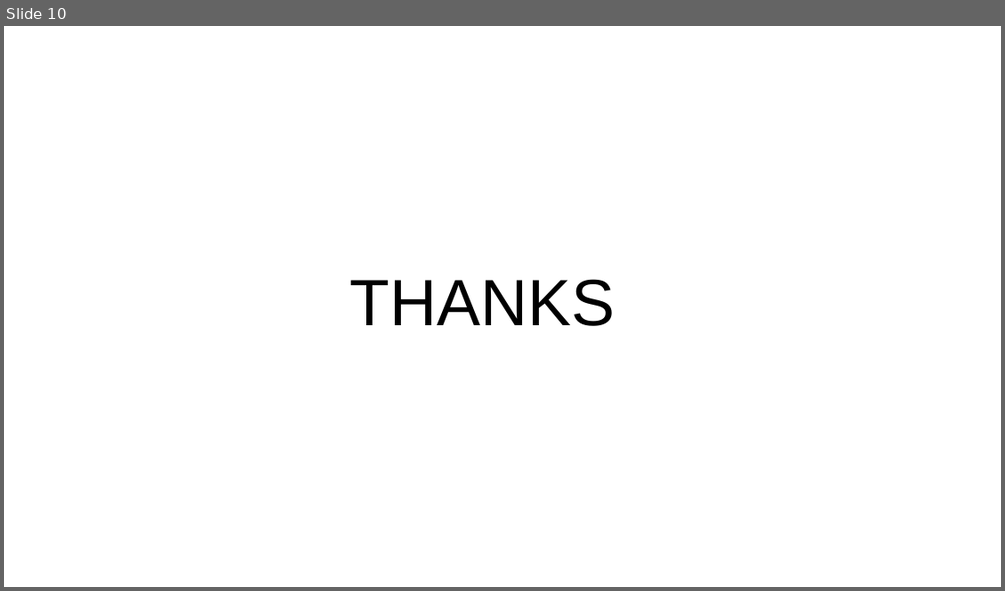
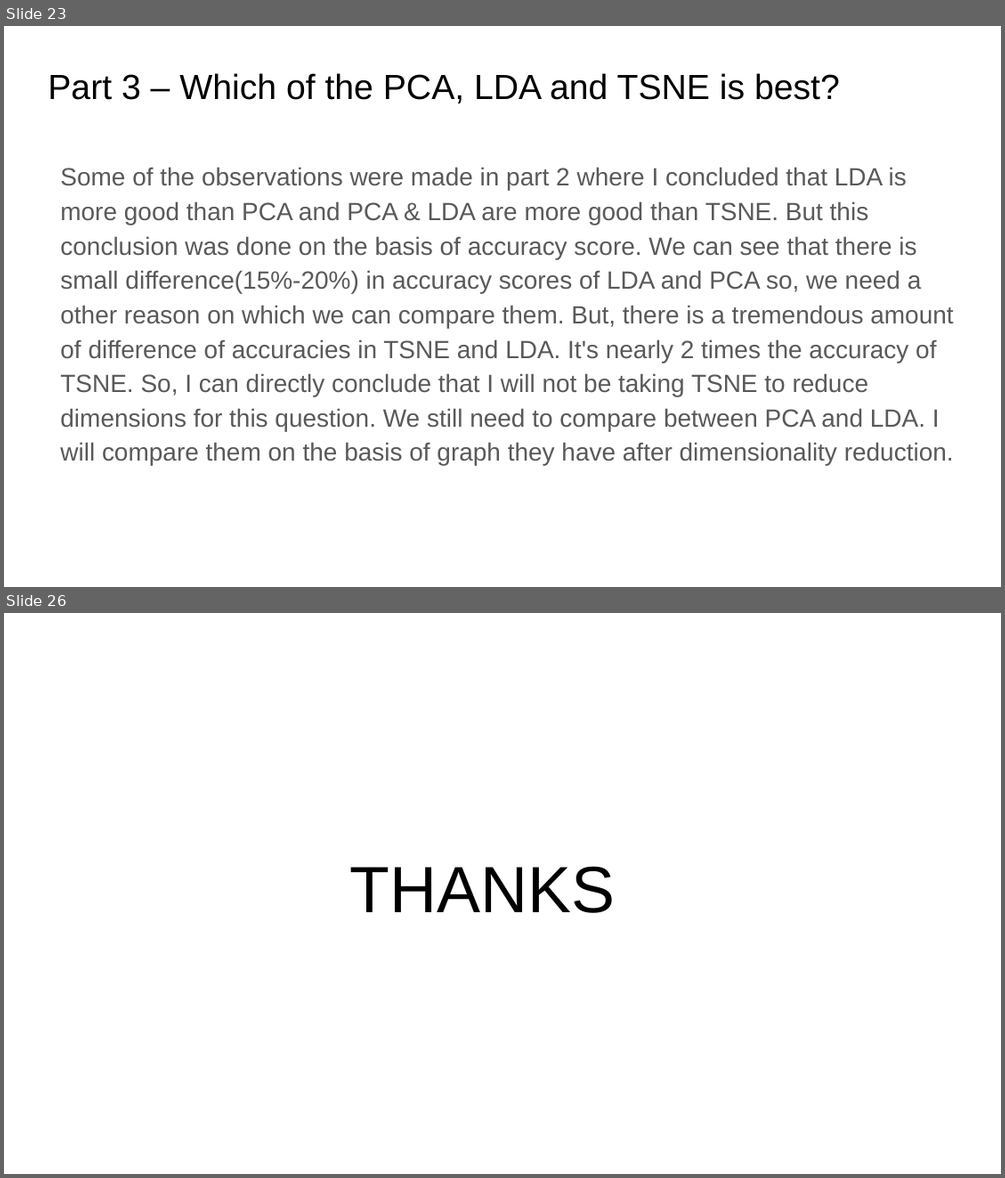
Before and after one commit to Aditya-2001/ML-Assignments-Semester-5, a slide deck: Assignment 8/IIT2019210 - Report.pptx. Shown one above the other, each under a label of ours: slide 10 before the commit, slides 23 and 26 after it; the slides between them are not shown. The pictures are 1005x591 and 1005x1178 pixels, drawn with LibreOffice and Linux fonts; fonts in the diff are those of the drawing. Boxes give left, top, right and bottom in pixels: in the first picture for what was removed or moved away, otherwise in the second. Text is boxed around its words. In the diff, an @@ line names an element or a change of style, - is before the commit and + after.

```diff
--- a/Assignment 8/IIT2019210 - Report.pptx
+++ b/Assignment 8/IIT2019210 - Report.pptx
@@ slide 23 added at box(4, 26, 1001, 587), background #FFFFFF @@
@@ title added at box(48, 73, 840, 103), 25.2 pt, text #000000 @@
+Part 3 – Which of the PCA, LDA and TSNE is best?
@@ text added at box(60, 167, 954, 466), 18 pt, text #595959 @@
+Some of the observations were made in part 2 where I concluded that LDA is more good than PCA and PCA & LDA are more good than TSNE. But this conclusion was done on the basis of accuracy score. We can see that there is small difference(15%-20%) in accuracy scores of LDA and PCA so, we need a other reason on which we can compare them. But, there is a tremendous amount of difference of accuracies in TSNE and LDA. It's nearly 2 times the accuracy of TSNE. So, I can directly conclude that I will not be taking TSNE to reduce dimensions for this question. We still need to compare between PCA and LDA. I will compare them on the basis of graph they have after dimensionality reduction.
@@ what was slide 10 is now slide 26 @@
```
Also in this commit, not shown: 1 slide changed, 22 other slides added, 7 slides removed, 4 other files.
